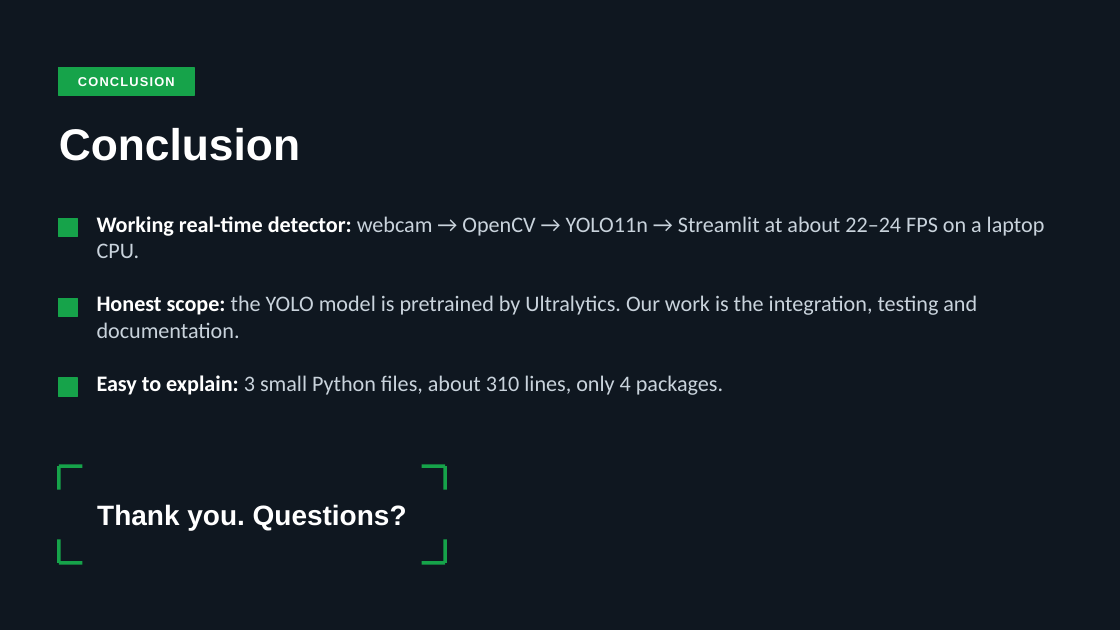
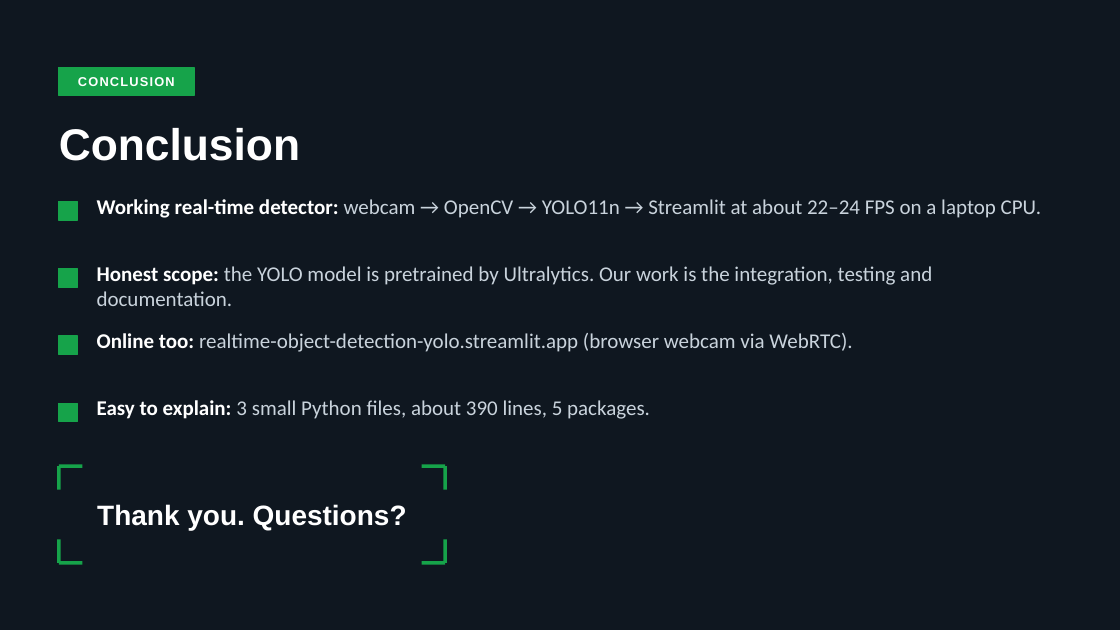
Before and after one commit to smitthakkar11/Real-Time-Object-Detection-YOLO, a slide deck: slide 14 of presentation/project_presentation.pptx. Drawn at 1120x630 pixels with LibreOffice and Linux fonts; fonts in the diff are those of the drawing. Boxes give left, top, right and bottom in pixels: in the first picture for what was removed or moved away, otherwise in the second. Text is boxed around its words. In the diff, an @@ line names an element or a change of style, - is before the commit and + after.

```diff
--- a/presentation/project_presentation.pptx
+++ b/presentation/project_presentation.pptx
@@ rectangle moved from (x1=59, y1=218, x2=77, y2=237) to (x1=59, y1=202, x2=77, y2=220) @@
@@ text "Working real-time detector: webcam → ..." moved from (x1=97, y1=216, x2=1045, y2=258) to (x1=97, y1=199, x2=1041, y2=218) @@
@@ text "Working real-time detector: webcam → ..." at (x1=97, y1=199, x2=1041, y2=218): size 19 to 18 pt @@
@@ rectangle moved from (x1=59, y1=298, x2=77, y2=317) to (x1=59, y1=269, x2=77, y2=287) @@
@@ text "Honest scope: the YOLO model ..." at (x1=97, y1=266, x2=932, y2=306): size 19 to 18 pt @@
@@ text "Honest scope: the YOLO model ..." moved from (x1=97, y1=295, x2=977, y2=338) to (x1=97, y1=266, x2=932, y2=306) @@
@@ rectangle added at (x1=59, y1=336, x2=77, y2=355), fill #16A34A, outline #16A34A 1 pt @@
@@ text added at (x1=97, y1=333, x2=852, y2=352), 18 pt, text #C9D3DC @@
+Online too: realtime-object-detection-yolo.streamlit.app (browser webcam via WebRTC).
@@ rectangle moved from (x1=59, y1=378, x2=77, y2=397) to (x1=59, y1=403, x2=77, y2=422) @@
@@ text at (x1=97, y1=400, x2=650, y2=419): text changed; size 19 to 18 pt @@
-Easy to explain: 3 small Python files, about 310 lines, only 4 packages.
+Easy to explain: 3 small Python files, about 390 lines, 5 packages.
```
Also in this commit, not shown: 6 other slides changed, 5 other files.
